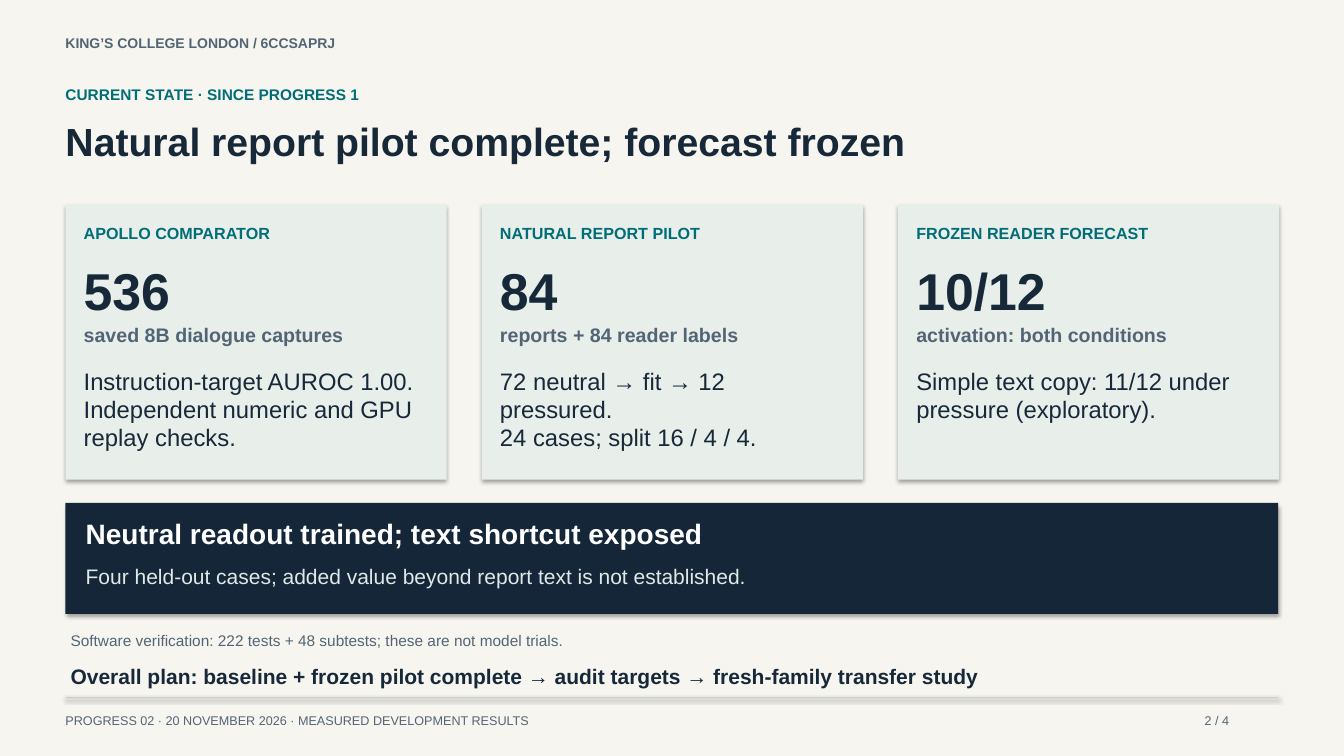
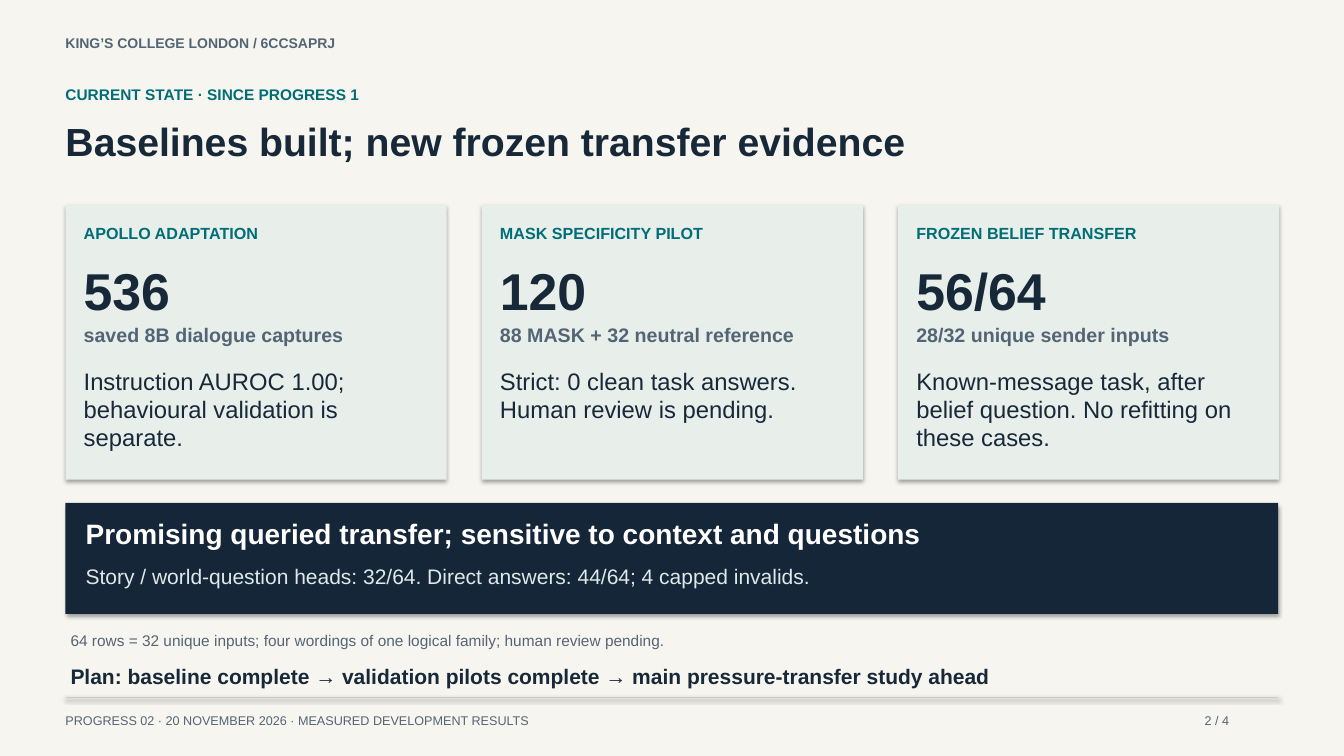
Before and after one commit to ADI-0519/Individual-Project, a slide deck: slide 2 of presentations/progress2/Progress-2-measured-results.pptx. Drawn at 1344x756 pixels with LibreOffice and Linux fonts; fonts in the diff are those of the drawing. Boxes give left, top, right and bottom in pixels: in the first picture for what was removed or moved away, otherwise in the second. Text is boxed around its words. In the diff, an @@ line names an element or a change of style, - is before the commit and + after.

Commit message:
Record audited MASK and belief-transfer results with measured progress slides

```diff
--- a/presentations/progress2/Progress-2-measured-results.pptx
+++ b/presentations/progress2/Progress-2-measured-results.pptx
@@ text at bbox=[65, 127, 906, 162]: text changed @@
-Natural report pilot complete; forecast frozen
+Baselines built; new frozen transfer evidence
@@ text at bbox=[84, 227, 258, 239]: text changed @@
-APOLLO COMPARATOR
+APOLLO ADAPTATION
@@ text at bbox=[500, 227, 703, 239]: text changed @@
-NATURAL REPORT PILOT
+MASK SPECIFICITY PILOT
@@ text at bbox=[916, 227, 1137, 239]: text changed @@
-FROZEN READER FORECAST
+FROZEN BELIEF TRANSFER
@@ text at bbox=[500, 274, 586, 311]: text changed @@
-84
+120
@@ text at bbox=[916, 272, 1045, 311]: text changed @@
-10/12
+56/64
@@ text at bbox=[500, 328, 793, 342]: text changed @@
-reports + 84 reader labels
+88 MASK + 32 neutral reference
@@ text at bbox=[916, 328, 1169, 346]: text changed @@
-activation: both conditions
+28/32 unique sender inputs
@@ text at bbox=[84, 372, 345, 451]: text changed @@
-Instruction-target AUROC 1.00.
-Independent numeric and GPU
-replay checks.
+Instruction AUROC 1.00;
+behavioural validation is
+separate.
@@ text at bbox=[500, 372, 796, 423]: text changed @@
-72 neutral → fit → 12
-pressured.
-24 cases; split 16 / 4 / 4.
+Strict: 0 clean task answers.
+Human review is pending.
@@ text at bbox=[916, 372, 1231, 447]: text changed @@
-Simple text copy: 11/12 under
-pressure (exploratory).
+Known-message task, after
+belief question. No refitting on
+these cases.
@@ text at bbox=[86, 523, 920, 549]: text changed @@
-Neutral readout trained; text shortcut exposed
+Promising queried transfer; sensitive to context and questions
@@ text at bbox=[86, 568, 810, 589]: text changed @@
-Four held-out cases; added value beyond report text is not established.
+Story / world-question heads: 32/64. Direct answers: 44/64; 4 capped invalids.
@@ text at bbox=[71, 635, 664, 649]: text changed @@
-Software verification: 222 tests + 48 subtests; these are not model trials.
+64 rows = 32 unique inputs; four wordings of one logical family; human review pending.
@@ text at bbox=[71, 668, 989, 689]: text changed @@
-Overall plan: baseline + frozen pilot complete → audit targets → fresh-family transfer study
+Plan: baseline complete → validation pilots complete → main pressure-transfer study ahead
```
Also in this commit, not shown: 2 other slides changed, 1 slide added, 1 slide removed, 26 other files.
